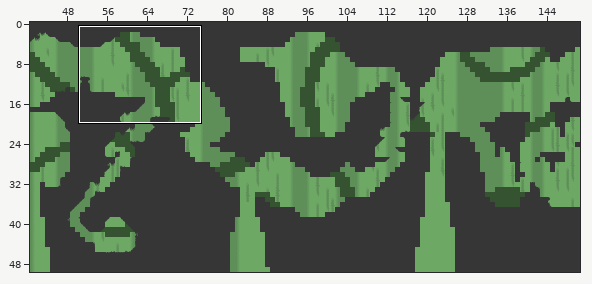
Two versions of a level (Tiled map, Game/maps/TiledMap.tmx). The first picture is a wide view before the edit; the outline marks the close-up.
Close-up. Before:
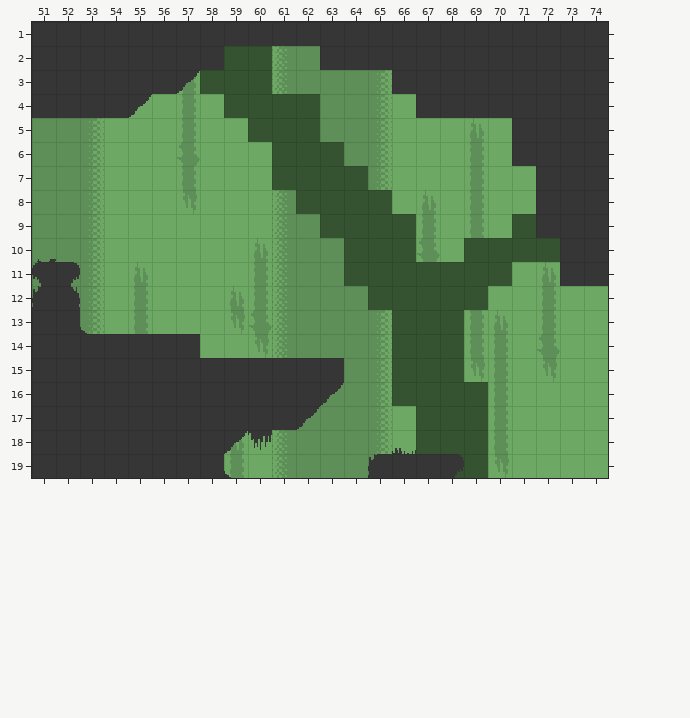
Cells are 16x16 px. Shown: x 51..74, y 1..19. The commit also changed other parts of the map, which this record leaves out.
The same view after the edit:
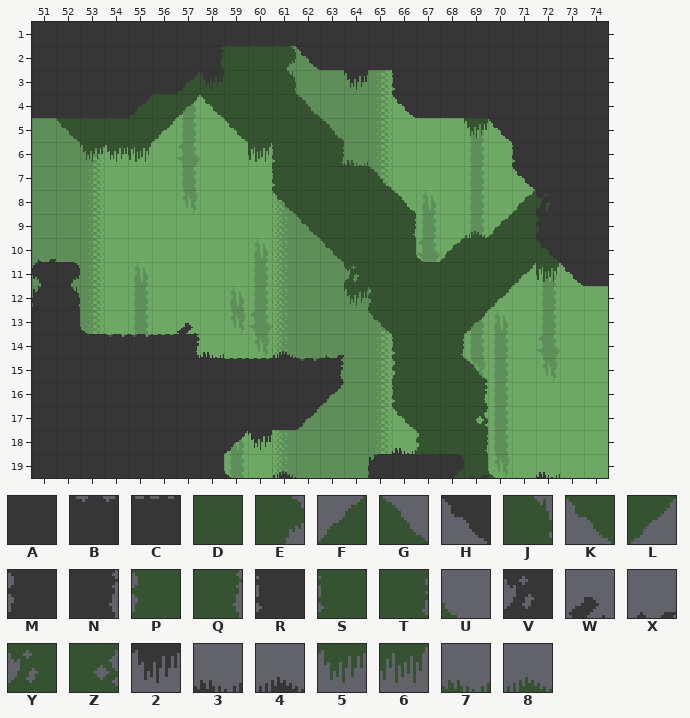
Key: from "1a Capa": A 0, B 2, C 3, D 4, E 13, F 14, G 15, H 18, J 21, K 22, L 23, M 24, N 25, P 28, Q 29, R 32, S 36, T 37, U 38, V 40, W 42, X 43, Y 44, Z 45, 2 48, 3 50, 4 51, 5 52, 6 53, 7 54, 8 55.
_ is an empty cell.
The edit:
Layer "2nd Layer":
y 2: x 61 _ -> E
y 3: x 57 _ -> D; x 61 _ -> J
y 4: x 55..58 ____ -> DDLK; x 62 D -> G
y 5: x 52..56 _____ -> KDDDL; x 59 _ -> K; x 63 _ -> G; x 69 _ -> 5
y 6: x 53..55 ___ -> 556; x 60..61 _D -> 6S; x 63..64 D_ -> T7
y 7: x 61 D -> S; x 65 _ -> G
y 8: x 61 _ -> K; x 66 _ -> G; x 71..72 __ -> FD
y 9: x 62 _ -> K; x 66 D -> T; x 69..70 __ -> 8F
y 10: x 63 _ -> K; x 67..68 __ -> UF
y 11: x 64 D -> Y; x 71..72 __ -> L6
y 12: x 64..65 _D -> 5P; x 70 _ -> L
y 13: x 65 _ -> K; x 69 _ -> L
y 14: x 66 D -> S; x 68 D -> T
y 15: x 66 D -> P; x 69 _ -> G
y 16: x 66 D -> S; x 69 D -> Q
y 17: x 66 _ -> K; x 69 D -> Z
y 18: x 67 D -> P; x 69 D -> T
y 19: x 70 _ -> U
Layer "1st Layer":
y 2: x 58 A -> N; x 62 _ -> H
y 3: x 58 _ -> 2; x 64 _ -> 2; x 66 A -> R
y 4: x 66 _ -> H
y 5: x 70 _ -> H
y 6: x 71 A -> R
y 7: x 71 _ -> H
y 8: x 72 A -> V
y 9: x 72 A -> M
y 10: x 72 _ -> H
y 11: x 73 A -> H
y 13: x 57 _ -> W
y 14: x 54..58 AAAA_ -> BBCN3; x 61 _ -> 4; x 63 _ -> X
y 15: x 59..60 AA -> CC; x 62..63 AA -> BN
y 19: x 61 _ -> 4; x 67 A -> C; x 69 _ -> X; x 72 _ -> 3
Boxes around the changes in both close-ups, in picture pixels (x1, y1, x2, y2):
changed: (56, 46, 583, 478)
